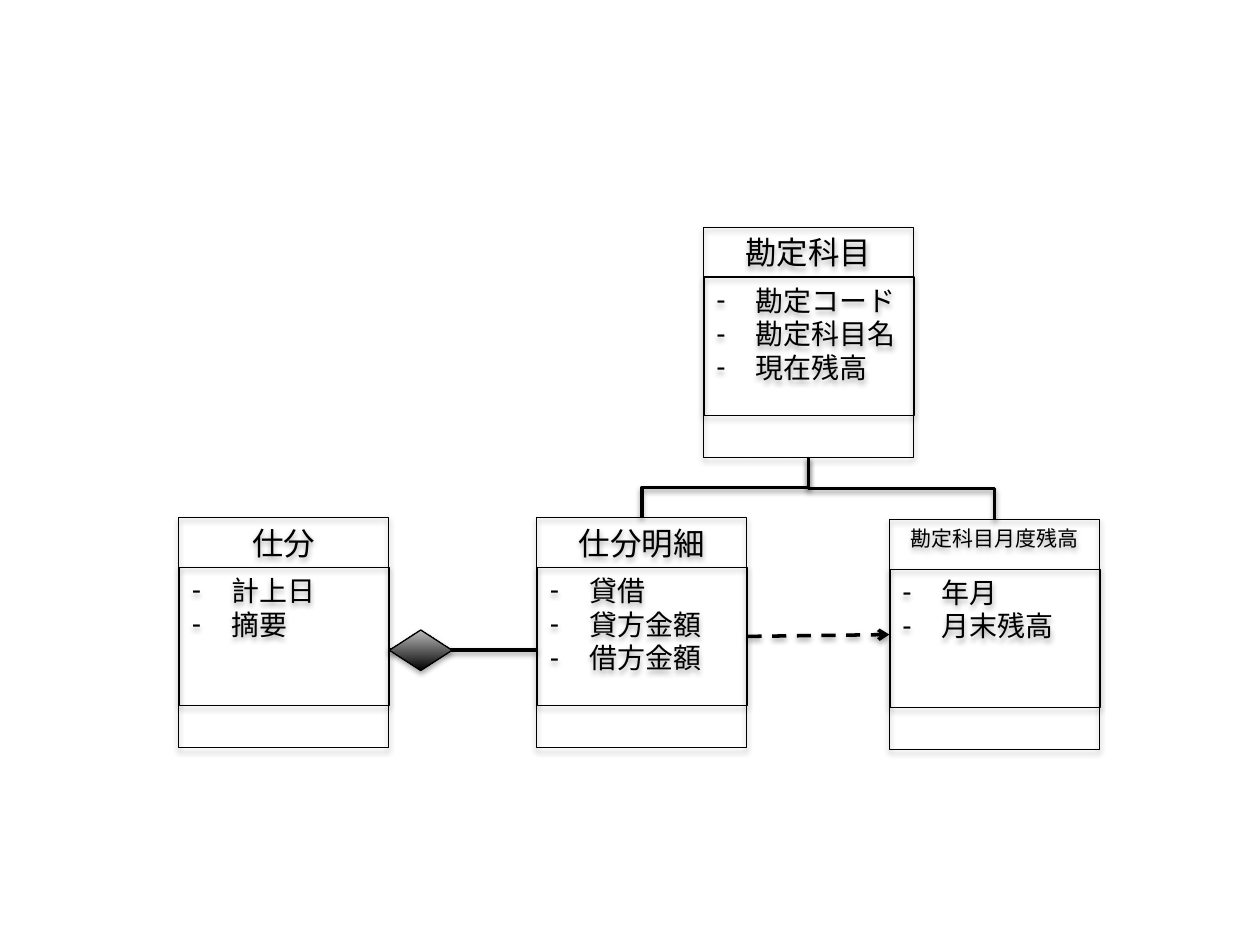
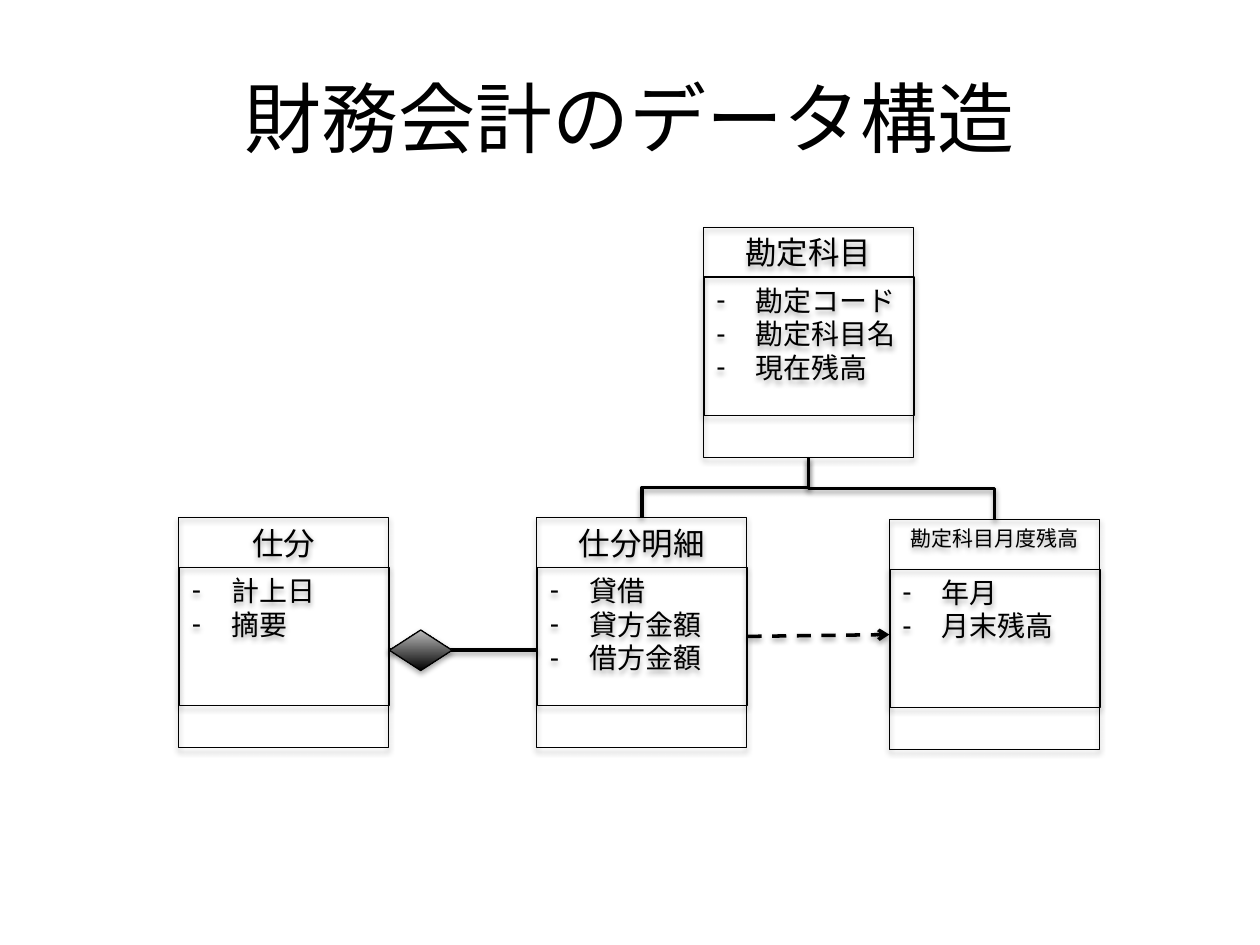
Before and after one commit to k2works/rails_accounting, a slide deck: slide 8 of ppt/プレゼン資料.pptx (slide 6 before the commit). Drawn at 1260x945 pixels with LibreOffice and Linux fonts; fonts in the diff are those of the drawing. Boxes give left, top, right and bottom in pixels: in the first picture for what was removed or moved away, otherwise in the second. Text is boxed around its words. In the diff, an @@ line names an element or a change of style, - is before the commit and + after.

```diff
--- a/ppt/プレゼン資料.pptx
+++ b/ppt/プレゼン資料.pptx
@@ title added at bbox=[245, 81, 1015, 154], 44 pt, text #000000 @@
+財務会計のデータ構造
```
Also in this commit, not shown: 6 other slides changed, 7 slides added, 9 other files.
